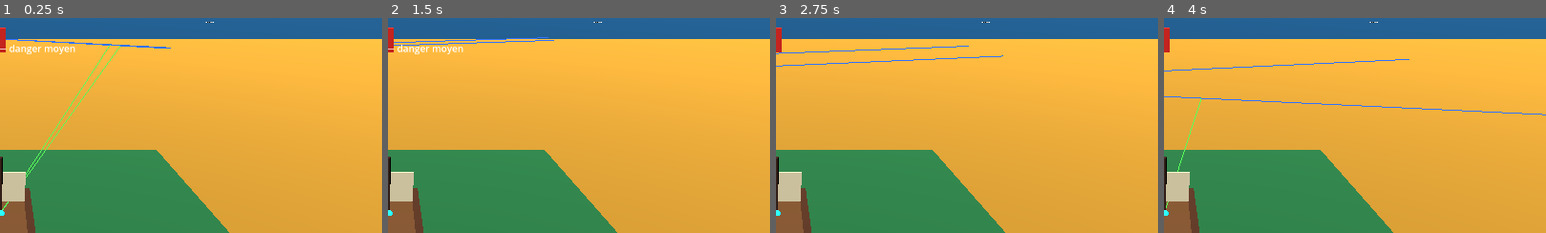
Above: before the commit, frames 1-4 (left to right).
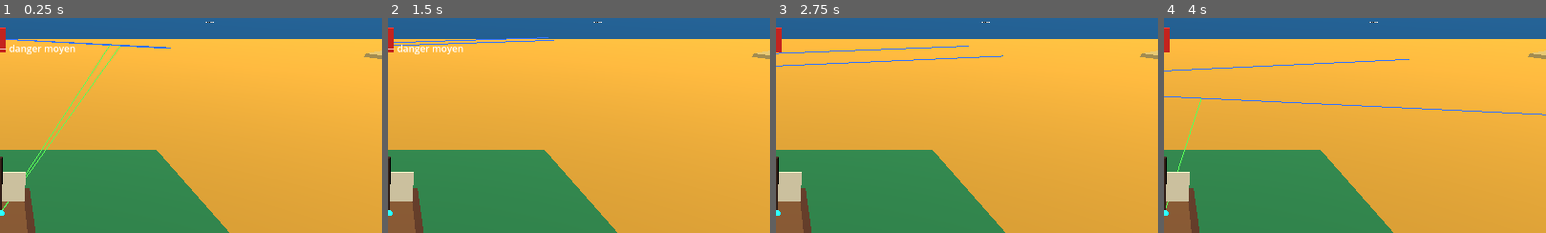
Above: after the commit, the same moments.

Repository: blou132/jeux-pirate
Game: Godot game, scene res://scenes/world/World.tscn
Same seed, same stepped clock (60 frames per second), same inputs: the game is played once before the commit and once after it.
Inputs (mouse positions are % of the whole screen's width and height, from its top left):
- Up to frame 1 (0.25 s): no input
- Up to frame 2 (1.5 s): tap Enter at 0.5 s; move the mouse to (72, 45) at 0.52 s; hold D 0.53-1.25 s; tap E at 0.6 s; click (72, 45) at 0.67 s; drag from (30, 55) to (45, 70) at 1.27 s
- Up to frame 3 (2.75 s): move the mouse to (60, 28) at 2.02 s; hold D from 2.03 s (still down); tap R at 2.1 s; tap E at 2.3 s
- Up to frame 4 (4 s): release D at 2.75 s; drag from (45, 70) to (20, 35) at 2.77 s; move the mouse to (80, 65) at 3.52 s; hold A from 3.53 s (still down); hold Q from 3.53 s (still down); tap E at 3.8 s
The pictures show only the part of the screen within x 50-100%, y 0-50%; the shares and areas given below are measured in that part.

The runs differ from the first frame. In frame 1, 0.1% of the frame differs, in the area x 95-100%, y 15-20%; in frame 2, 0.1%; in frame 3, 0.1%; in frame 4, 0.1%.

Commit message:
feat: add explorable islands

Diff:
--- /dev/null
+++ b/scenes/world/Island.tscn
@@ -0,0 +1,76 @@
+[gd_scene load_steps=10 format=3 uid="uid://island_v04"]
+
+[ext_resource type="Script" path="res://scripts/world/Island.gd" id="1_island"]
+
+[sub_resource type="StandardMaterial3D" id="StandardMaterial3D_sand"]
+albedo_color = Color(0.72, 0.62, 0.34, 1)
+roughness = 0.8
+
+[sub_resource type="StandardMaterial3D" id="StandardMaterial3D_grass"]
+albedo_color = Color(0.16, 0.44, 0.2, 1)
+roughness = 0.9
+
+[sub_resource type="StandardMaterial3D" id="StandardMaterial3D_rock"]
+albedo_color = Color(0.32, 0.33, 0.34, 1)
+roughness = 0.85
+
+[sub_resource type="StandardMaterial3D" id="StandardMaterial3D_chest"]
+albedo_color = Color(0.42, 0.22, 0.08, 1)
+roughness = 0.65
+
+[sub_resource type="BoxMesh" id="BoxMesh_land"]
+size = Vector3(7.0, 0.45, 5.4)
+
+[sub_resource type="BoxMesh" id="BoxMesh_grass"]
+size = Vector3(4.8, 0.22, 3.4)
+
+[sub_resource type="BoxMesh" id="BoxMesh_detail"]
+size = Vector3(0.8, 0.8, 0.8)
+
+[sub_resource type="BoxShape3D" id="BoxShape3D_interaction"]
+size = Vector3(10.0, 4.0, 8.0)
+
+[node name="Island" type="Node3D"]
+script = ExtResource("1_island")
+
+[node name="Visuals" type="Node3D" parent="."]
+
+[node name="Sand" type="MeshInstance3D" parent="Visuals"]
+position = Vector3(0, 0.18, 0)
+mesh = SubResource("BoxMesh_land")
+material_override = SubResource("StandardMaterial3D_sand")
+
+[node name="Grass" type="MeshInstance3D" parent="Visuals"]
+position = Vector3(0, 0.56, 0)
+mesh = SubResource("BoxMesh_grass")
+material_override = SubResource("StandardMaterial3D_grass")
+
+[node name="RockA" type="MeshInstance3D" parent="Visuals"]
+position = Vector3(-2.0, 0.95, -0.9)
+scale = Vector3(1.0, 0.8, 0.7)
+mesh = SubResource("BoxMesh_detail")
+material_override = SubResource("StandardMaterial3D_rock")
+
+[node name="RockB" type="MeshInstance3D" parent="Visuals"]
+position = Vector3(2.2, 0.82, 1.1)
+scale = Vector3(0.75, 0.55, 0.9)
+mesh = SubResource("BoxMesh_detail")
+material_override = SubResource("StandardMaterial3D_rock")
+
+[node name="ChestMarker" type="MeshInstance3D" parent="Visuals"]
+position = Vector3(0.7, 0.9, -0.7)
+scale = Vector3(0.8, 0.45, 0.55)
+mesh = SubResource("BoxMesh_detail")
+material_override = SubResource("StandardMaterial3D_chest")
+
+[node name="NameLabel" type="Label3D" parent="."]
+position = Vector3(0, 2.2, 0)
+text = "Île inconnue"
+font_size = 34
+billboard = 1
+
+[node name="InteractionArea" type="Area3D" parent="."]
+position = Vector3(0, 1.2, 0)
+
+[node name="CollisionShape3D" type="CollisionShape3D" parent="InteractionArea"]
+shape = SubResource("BoxShape3D_interaction")
--- a/scenes/world/World.tscn
+++ b/scenes/world/World.tscn
@@ -11,6 +11,7 @@
 [ext_resource type="Script" path="res://scripts/world/EnemySpawnPoint.gd" id="9_enemy_spawn_point"]
 [ext_resource type="Script" path="res://scripts/world/DangerZone.gd" id="10_danger_zone"]
 [ext_resource type="Script" path="res://scripts/world/WorldBounds.gd" id="11_world_bounds"]
+[ext_resource type="PackedScene" path="res://scenes/world/Island.tscn" id="12_island"]
 
 [sub_resource type="StandardMaterial3D" id="StandardMaterial3D_ocean"]
 albedo_color = Color(0.02, 0.28, 0.45, 1)
@@ -202,6 +203,26 @@
 position = Vector3(-9, 0, 8)
 rotation_degrees = Vector3(0, 25, 0)
 
+[node name="Islands" type="Node3D" parent="."]
+
+[node name="ShipwreckIsland" parent="Islands" instance=ExtResource("12_island")]
+position = Vector3(18, 0, 12)
+rotation_degrees = Vector3(0, -18, 0)
+scale = Vector3(0.85, 0.85, 0.85)
+island_name = "Île du Naufrage"
+
+[node name="RockyIsland" parent="Islands" instance=ExtResource("12_island")]
+position = Vector3(44, 0, -32)
+rotation_degrees = Vector3(0, 28, 0)
+scale = Vector3(1.15, 1.0, 1.05)
+island_name = "Île des Rochers"
+
+[node name="CursedIslet" parent="Islands" instance=ExtResource("12_island")]
+position = Vector3(-56, 0, 40)
+rotation_degrees = Vector3(0, 64, 0)
+scale = Vector3(1.25, 1.0, 1.2)
+island_name = "Îlot Maudit"
+
 [node name="PlayerBoat" parent="." instance=ExtResource("2_player")]
 position = Vector3(0, 0, 0)
 
--- /dev/null
+++ b/scripts/world/Island.gd
@@ -0,0 +1,67 @@
+class_name Island
+extends Node3D
+
+signal interaction_requested(island: Island)
+signal player_entered(island: Island)
+signal player_exited(island: Island)
+
+@export var island_name: String = "Île inconnue"
+@export var prompt_message_template: String = "Appuie sur E pour explorer : %s"
+
+@onready var interaction_area: Area3D = $InteractionArea
+@onready var name_label: Label3D = $NameLabel
+
+var _player_in_range: bool = false
+
+
+func _ready() -> void:
+	add_to_group("islands")
+	_refresh_label()
+	interaction_area.body_entered.connect(_on_body_entered)
+	interaction_area.body_exited.connect(_on_body_exited)
+
+
+func _unhandled_input(event: InputEvent) -> void:
+	if not _player_in_range:
+		return
+
+	if event is InputEventKey and event.pressed and not event.echo and event.keycode == KEY_E:
+		interaction_requested.emit(self)
+		get_viewport().set_input_as_handled()
+
+
+func is_player_in_range() -> bool:
+	return _player_in_range
+
+
+func get_island_name() -> String:
+	return island_name
+
+
+func _refresh_label() -> void:
+	if name_label != null:
+		name_label.text = island_name
+
+
+func _on_body_entered(body: Node) -> void:
+	if not body.is_in_group("player"):
+		return
+
+	_player_in_range = true
+	_set_hud_message(prompt_message_template % island_name)
+	player_entered.emit(self)
+
+
+func _on_body_exited(body: Node) -> void:
+	if not body.is_in_group("player"):
+		return
+
+	_player_in_range = false
+	_set_hud_message("")
+	player_exited.emit(self)
+
+
+func _set_hud_message(message: String) -> void:
+	var hud := get_tree().get_first_node_in_group("hud")
+	if hud != null and hud.has_method("set_context_message"):
+		hud.set_context_message(message)
Not shown: 1 places in scenes/world/World.tscn that only renumber resources
